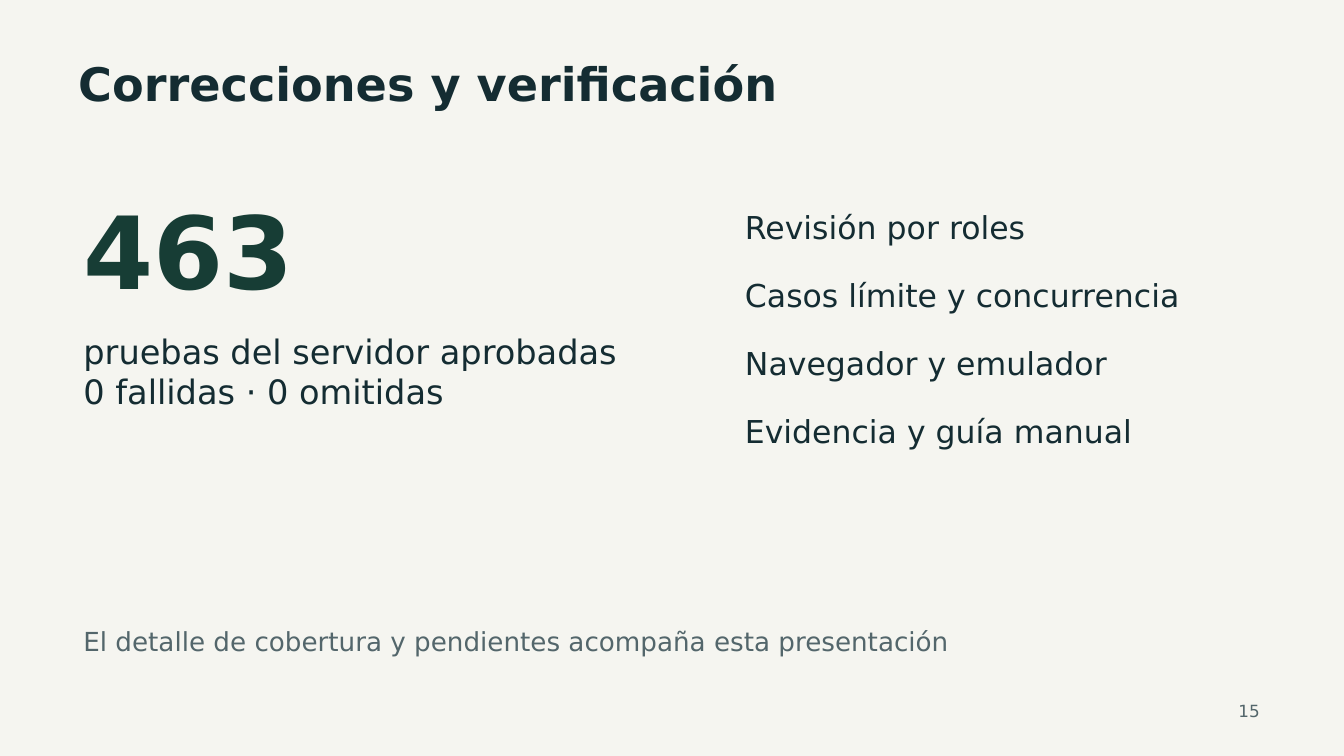
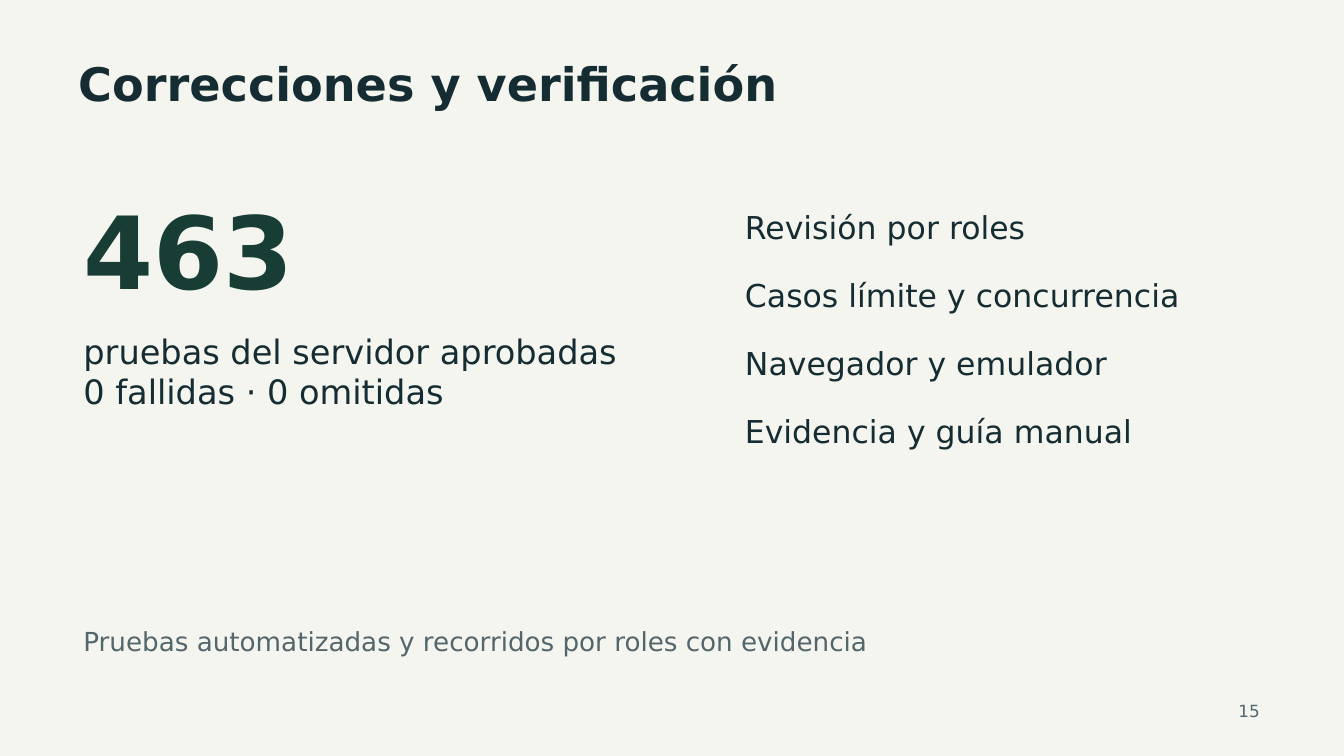
Before and after one commit to Rowlistp/ING-IDS347-01-TENDENCIAS-EN-DESARROLLO-DE-SOFTWARE, a slide deck: slide 15 of docs/presentacion/FuelTrack-Presentacion.pptx. Drawn at 1344x756 pixels with LibreOffice and Linux fonts; fonts in the diff are those of the drawing. Boxes give left, top, right and bottom in pixels: in the first picture for what was removed or moved away, otherwise in the second. Text is boxed around its words. In the diff, an @@ line names an element or a change of style, - is before the commit and + after.

```diff
--- a/docs/presentacion/FuelTrack-Presentacion.pptx
+++ b/docs/presentacion/FuelTrack-Presentacion.pptx
@@ text at (83, 631, 867, 656): text changed @@
-El detalle de cobertura y pendientes acompaña esta presentación
+Pruebas automatizadas y recorridos por roles con evidencia
```
Also in this commit, not shown: 14 other slides changed, 1 slide added, 1 slide removed, 10 other files.
